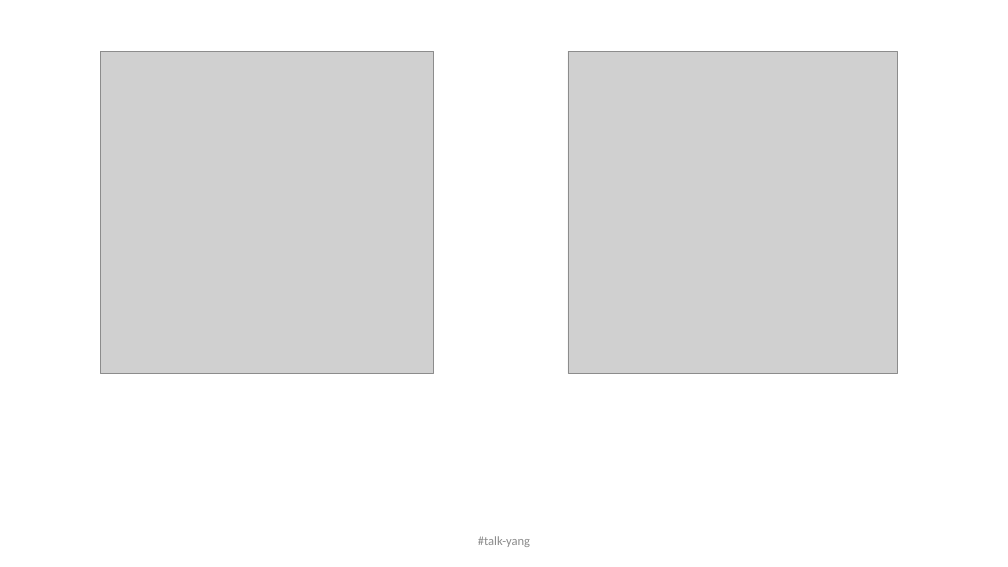
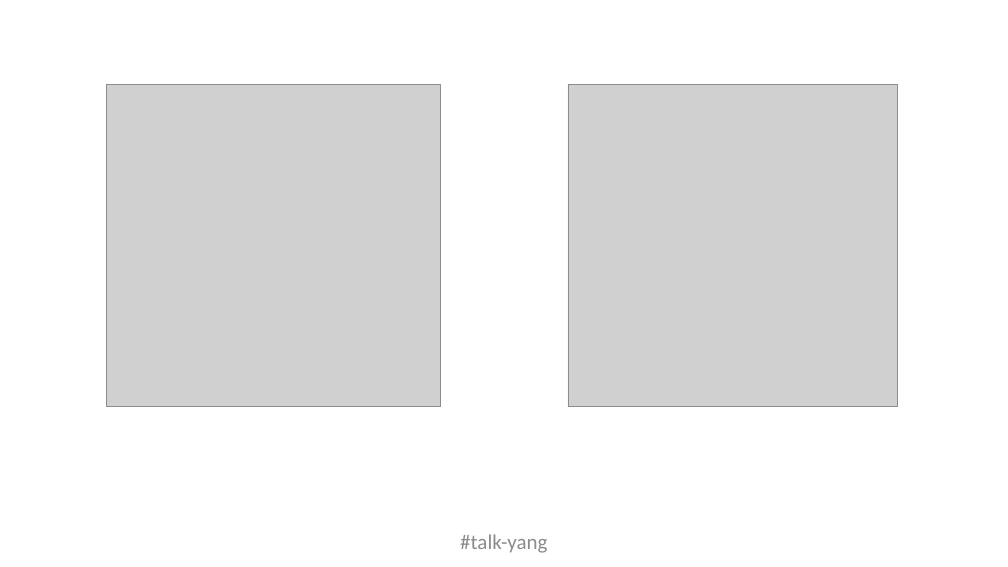
Before and after one commit to Yuan-Yang-Vandy/acs2020, a slide deck: slide 2 of acs2020.pptx. Drawn at 1008x567 pixels with LibreOffice and Linux fonts; fonts in the diff are those of the drawing; grey boxes stand for pictures. Boxes give left, top, right and bottom in pixels: in the first picture for what was removed or moved away, otherwise in the second. Text is boxed around its words. In the diff, an @@ line names an element or a change of style, - is before the commit and + after.

```diff
--- a/acs2020.pptx
+++ b/acs2020.pptx
@@ picture: place and size @@
-picture at <box>100,51,434,374</box>
+picture at <box>106,85,440,407</box>
@@ picture: place and size @@
-picture at <box>568,51,897,374</box>
+picture at <box>568,85,897,407</box>
@@ text "#talk-yang" at <box>460,534,547,553</box>: size 12 to 20 pt @@
```
Also in this commit, not shown: 7 other slides changed, 27 slides added.
